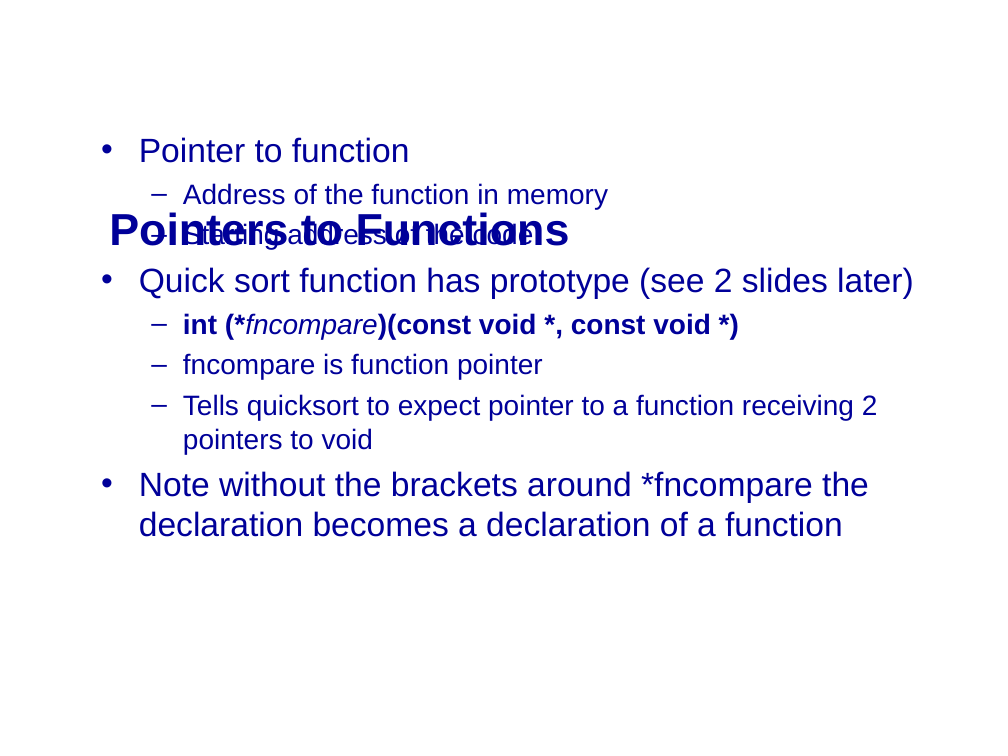
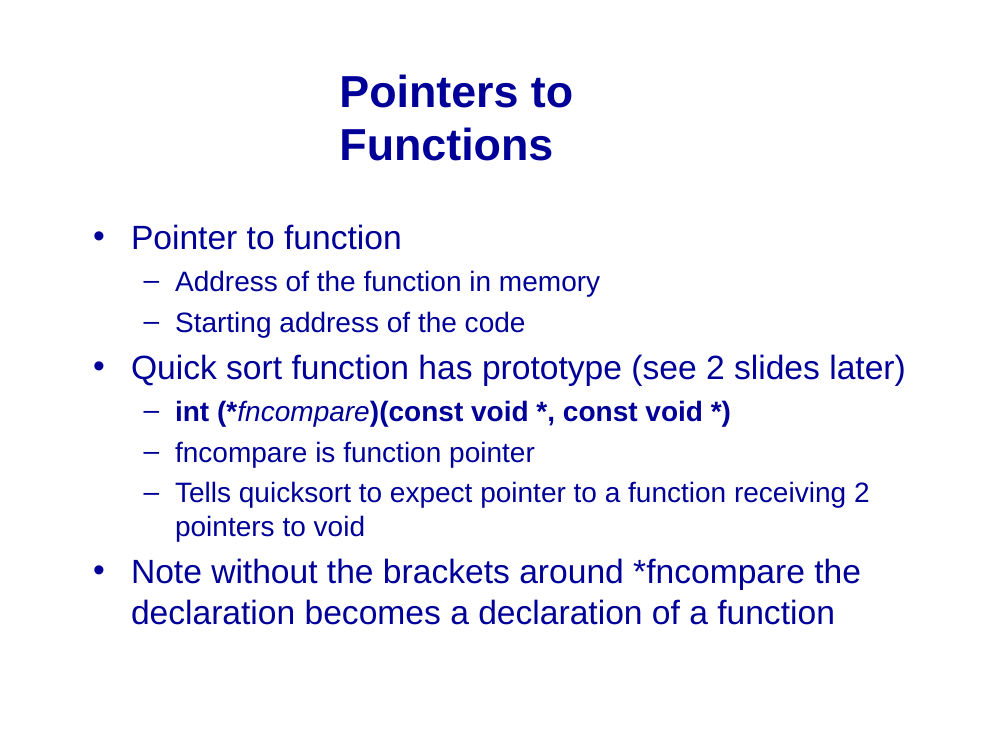
Before and after one commit to mikeg64/iome, a slide deck: slide 42 of src/examples/course/c/presentation/IntrotoC2.ppt. Drawn at 1008x756 pixels with LibreOffice and Linux fonts; fonts in the diff are those of the drawing; background and template pictures are left out. Boxes give left, top, right and bottom in pixels: in the first picture for what was removed or moved away, otherwise in the second. Text is boxed around its words. In the diff, an @@ line names an element or a change of style, - is before the commit and + after.

```diff
--- a/src/examples/course/c/presentation/IntrotoC2.ppt
+++ b/src/examples/course/c/presentation/IntrotoC2.ppt
@@ title "Pointers to Functions" rewrapped from (109,212,570,250) to (339,74,573,161) @@
@@ text "Pointer to function": place and size @@
-text "Pointer to function" at (139,137,914,537)
+text "Pointer to function" at (131,224,906,625)
```
Also in this commit, not shown: 10 other slides changed.
